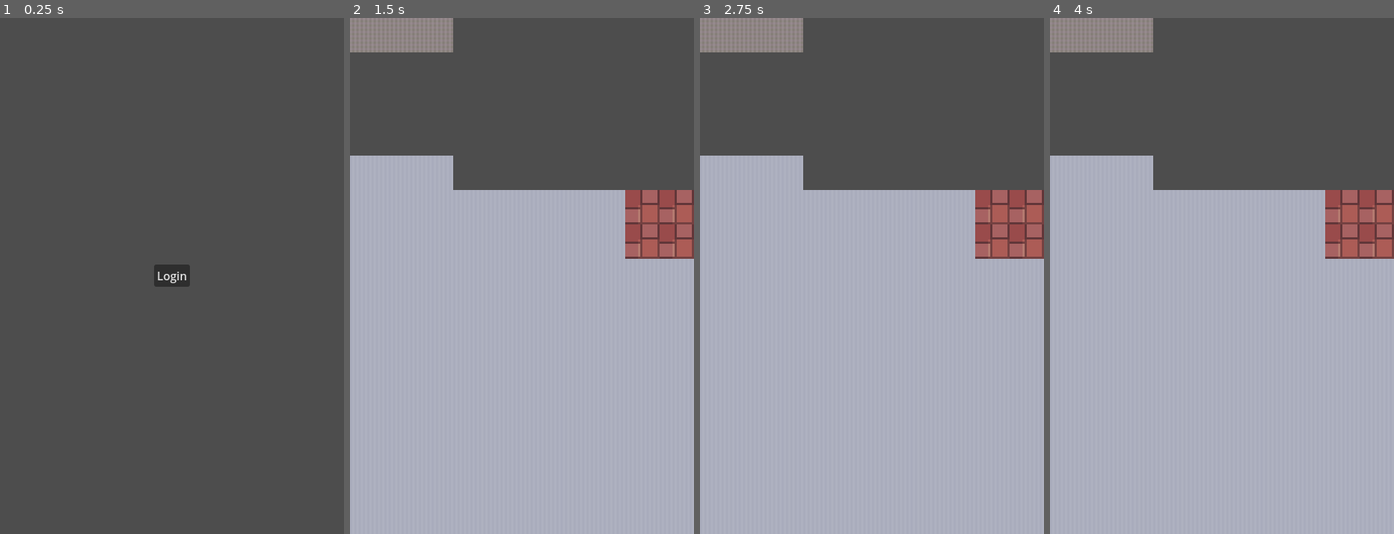
Above: before the commit, frames 1-4 (left to right).
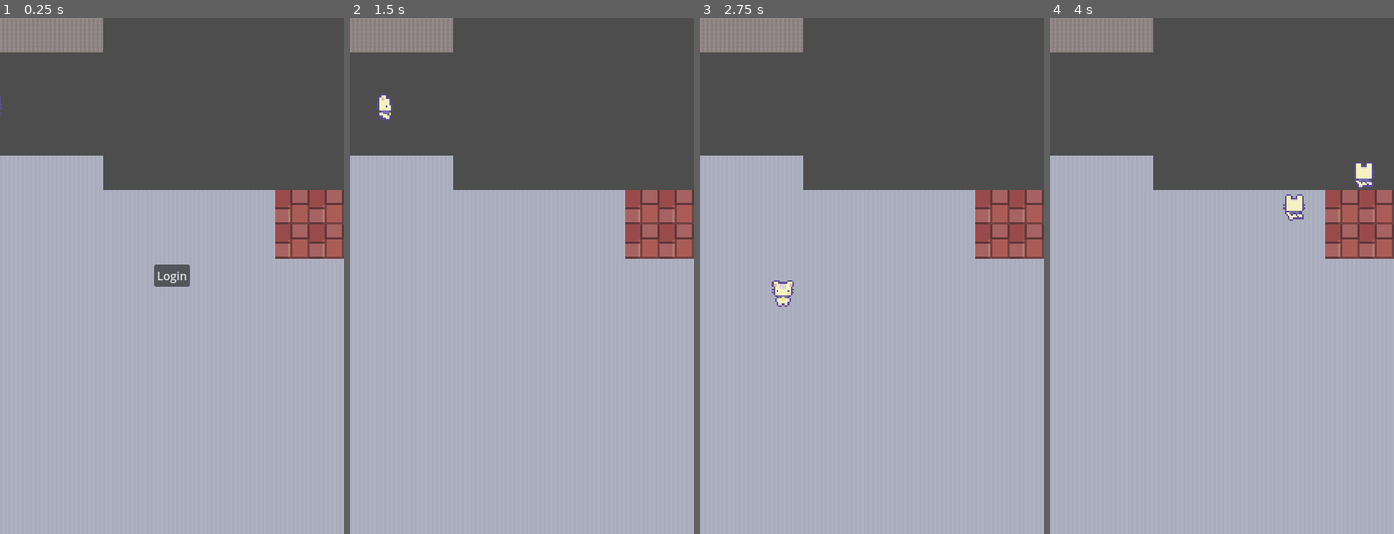
Above: after the commit, the same moments.

Repository: TebelR/devClubHack2025
Game: Godot game, scene res://main.tscn
Two runs of this game, one before a commit and one after it. Both use one fixed random seed, a clock stepped at 60 frames per second and the inputs below.
Inputs:
- Up to frame 1 (0.25 s): no input
- Up to frame 2 (1.5 s): click "Login" at 0.5 s; tap Enter at 1.25 s; hold Right (ui_right) from 1.28 s (still down)
- Up to frame 3 (2.75 s): release Right (ui_right) at 2.03 s; hold Down (ui_down) from 2.03 s (still down)
- Up to frame 4 (4 s): release Down (ui_down) at 2.78 s; hold Right (ui_right) 2.78-3.53 s; hold Up (ui_up) from 3.53 s (still down)

The runs differ from the first frame. In frame 1, 70% of the frame differs, in the area x 0-100%, y 0-100%; in frame 2, 0.2%; in frame 3, 0.3%; in frame 4, 0.5%.

Commit message:
Fat buggy upload

Diff:
--- a/Characters/player.gd
+++ b/Characters/player.gd
@@ -3,6 +3,7 @@
 @onready var sprite := $Sprite2D  # Get the sprite reference
 @onready var anim_player := $AnimationPlayer  # Get AnimationPlayer
 @onready var camera = $Camera2D
+
 
 const SPEED = 300.0
 var last_direction := "down"  # Store the last movement direction
--- /dev/null
+++ b/android_geolocation_plugin.gd
@@ -0,0 +1,97 @@
+extends Node
+
+# A wrapper/helper class for the  Android Geolocation Plugin.
+# The wrapper will check for permission requests on _ready() and will ask for location permissions
+# if they are not granted.
+# The wrapper will then start the geolocation listener if the user grants location permissions.
+#
+# The wrapper exposes 2 signals that will help you work with the plugin:
+# 1. android_location_permission_updated: Emitted when the user accepts/rejects the location permission request.
+# 2. android_location_updated: Emitted periodically with the updated geolocation.
+class_name AndroidGeolocationPlugin
+
+var _plugin_name = "GeolocationPlugin"
+var _android_plugin
+
+# Emitted when the user accepts/rejects the location permission request.
+signal android_location_permission_updated(granted: bool)
+
+# Emitted periodically with the updated geolocation.
+# The location_dictionary will contain either:
+# 1. 2 keys: "latitude" and "longitude". Both keys have float values.
+# 2. No keys: Failed to retrieve the location.
+signal android_location_updated(location_dictionary: Dictionary)
+
+func _ready():
+	if Engine.has_singleton(_plugin_name):
+		_android_plugin = Engine.get_singleton(_plugin_name)
+		_android_plugin.connect("locationPermission", self.on_location_permission)
+		_android_plugin.connect("locationUpdate", self.on_location_update)
+
+		if !_has_location_permission():
+			_request_location_permission()
+			var granted: bool = await android_location_permission_updated
+			if !granted:
+				print("User didn't grant location permissions!")
+				return
+
+		_start_geolocation_listener()
+
+	else:
+		printerr("Couldn't find plugin " + _plugin_name)
+
+
+# Pings the plugin and returns its name and version.
+func _ping() -> String:
+	if _android_plugin:
+		return _android_plugin.ping()
+	else:
+		return "Couldn't find plugin" + _plugin_name
+
+
+# Returns true if location permissions are granted.
+# Returns false otherwise.
+func _has_location_permission() -> bool:
+	if _android_plugin:
+		return _android_plugin.hasLocationPermission()
+	else:
+		return false
+
+
+# Starts the location permission request.
+# The result of the request will be published asynchronously on the android_location_permission_updated signal.
+func _request_location_permission() -> void:
+	if _android_plugin:
+		_android_plugin.requestLocationPermission()
+
+
+# Returns true if the geolocation listener is running.
+func _is_listening_for_geolocation_updates() -> bool:
+	if _android_plugin:
+		return _android_plugin.isListeningForGeolocationUpdates()
+	else:
+		return false
+
+
+# Starts the geolocation listener if it is not running.
+# Returns true if the listener is running successfully.
+# Returns false if the listener failed to start.
+func _start_geolocation_listener(minTimeMs: int = 5000, minDistanceM: float = 0.0) -> bool:
+	if _android_plugin:
+		return _android_plugin.startGeolocationListener(minTimeMs, minDistanceM)
+	else:
+		return false
+
+
+# Stops the geolocation listener.
+func _stop_geolocation_listener() -> void:
+	if _android_plugin:
+		_android_plugin.stopGeolocationListener()
+
+
+func on_location_permission(granted: bool) -> void:
+	android_location_permission_updated.emit(granted)
+
+
+func on_location_update(location_dictionary: Dictionary) -> void:
+	android_location_updated.emit(location_dictionary)
--- /dev/null
+++ b/eng_main_scene.gd
@@ -0,0 +1,28 @@
+extends Node2D
+
+var origin_lon = 49.80861
+var origin_lat = -97.13403
+
+
+
+func worldToTile(lat, lon):
+	var tile_x = (lon - origin_lon)  # Calculate based on longitude
+	var tile_y = (lat - origin_lat)  # Calculate based on latitude
+
+	return Vector2(tile_x, tile_y)
+
+
+func _ready() -> void:
+	#need to get player coordinates before spawning
+	var root = get_tree().root.get_node("Main")
+	var location = root.get_location()
+	spawnPlayer(location.x, location.y)#spawn at 0,0 for now
+
+
+
+
+func spawnPlayer(x, y):
+	var location = worldToTile(x,y)
+	var player= preload("res://Characters/player.tscn").instantiate()
+	add_child(player)
+	player.position = location
--- a/eng_main_scene.tscn
+++ b/eng_main_scene.tscn
@@ -1,5 +1,6 @@
-[gd_scene load_steps=12 format=4 uid="uid://c8uv7hmywg847"]
-
+[gd_scene load_steps=13 format=4 uid="uid://c8uv7hmywg847"]
+
+[ext_resource type="Script" path="res://eng_main_scene.gd" id="1_08eiq"]
 [ext_resource type="Texture2D" uid="uid://1imskts61ahb" path="res://Old-pack/Tileset_48x48_1.png" id="1_wleh1"]
 [ext_resource type="Texture2D" uid="uid://cooale7c18f1" path="res://Old-pack/Tileset_48x48_2.png" id="2_8bisp"]
 [ext_resource type="Texture2D" uid="uid://cca0puncrcdms" path="res://Old-pack/Tileset_48x48_3.png" id="3_80deh"]
@@ -493,6 +494,7 @@
 sources/9 = SubResource("TileSetAtlasSource_6uuji")
 
 [node name="Eng_Main_Scene" type="Node2D"]
+script = ExtResource("1_08eiq")
 
 [node name="TileMapLayer" type="TileMapLayer" parent="."]
 tile_map_data = PackedByteArray("AAAAAAAACQABAAkAAAABAAAACQABAAkAAAACAAAACQABAAkAAAADAP//CQABAAkAAAAEAP//CQABAAkAAAAFAP …(22752 unchanged characters)…
--- a/main.gd
+++ b/main.gd
@@ -1,14 +1,33 @@
 extends Node2D
 
 var current_scene = null
+var cur_lon = 0
+var cur_lat = 0
+var phone_flag = null
+@onready var android_loc_plugin = get_node("AndroidGeolocationPlugin")
 
 # Called when the node enters the scene tree for the first time.
 func _ready() -> void:
 	if(OS.get_name().contains("Android") or OS.get_name().contains("iOS")):
 		set_portrait_mode()#in the case if a phone running this app
+		android_loc_plugin._request_location_permission()
+		await(android_loc_plugin.android_location_permission_updated)
+		android_loc_plugin.android_location_updated.connect(self._on_location_update)
+		android_loc_plugin._start_geolocation_listener(5000, 0.0)#milisec timeout, minDist
+		phone_flag = true
 	else:
 		set_landscape_mode()#In the case of a PC running this app
+		phone_flag = false
+		print("Running on PC, location is the default main floor of eng")
+		cur_lat = 49.80865
+		cur_lon = -97.13403
+
 	proceedToScene("menu_scene")
+
+
+func _on_location_update(location_dictionary: Dictionary) -> void:
+	var cur_lat: float = location_dictionary["latitude"]
+	var cur_lon: float = location_dictionary["longitude"]
 
 
 
@@ -43,3 +62,8 @@
 # Called every frame. 'delta' is the elapsed time since the previous frame.
 func _process(delta: float) -> void:
 	pass
+
+
+func get_location():
+	var output = Vector2(cur_lat, cur_lon)
+	return output
--- a/main.tscn
+++ b/main.tscn
@@ -6,12 +6,12 @@
 [ext_resource type="PackedScene" uid="uid://bcj1nxrm6q5ij" path="res://eng_2_nd_scene.tscn" id="4_3psog"]
 [ext_resource type="PackedScene" uid="uid://s7rvws4dd7pl" path="res://menu_scene.tscn" id="5_ptqdi"]
 [ext_resource type="PackedScene" uid="uid://lp7l0o2ym040" path="res://Characters/player.tscn" id="6_5h2f8"]
+[ext_resource type="Script" path="res://android_geolocation_plugin.gd" id="7_gce1j"]
 
 [node name="Main" type="Node2D"]
 script = ExtResource("1_8vgao")
 
 [node name="Eng_Main_Scene" parent="." instance=ExtResource("2_0yow5")]
-visible = false
 
 [node name="Eng_Base_Scene" parent="." instance=ExtResource("3_2t33b")]
 visible = false
@@ -36,3 +36,6 @@
 
 [node name="Player" parent="." instance=ExtResource("6_5h2f8")]
 visible = false
+
+[node name="AndroidGeolocationPlugin" type="Node" parent="."]
+script = ExtResource("7_gce1j")
--- a/project.godot
+++ b/project.godot
@@ -21,6 +21,10 @@
 window/size/viewport_height=720
 window/stretch/mode="canvas_items"
 
+[editor_plugins]
+
+enabled=PackedStringArray("res://addons/GeolocationPlugin/plugin.cfg")
+
 [rendering]
 
 textures/canvas_textures/default_texture_filter=0
Not shown, added: addons/GeolocationPlugin/export_plugin.gd
Not shown, added: addons/GeolocationPlugin/plugin.cfg
Not shown: 1 places in main.tscn that only renumber resources
Not shown, added: addons/GeolocationPlugin/bin/debug/GeolocationPlugin-debug.aar
Not shown, added: addons/GeolocationPlugin/bin/release/GeolocationPlugin-release.aar
